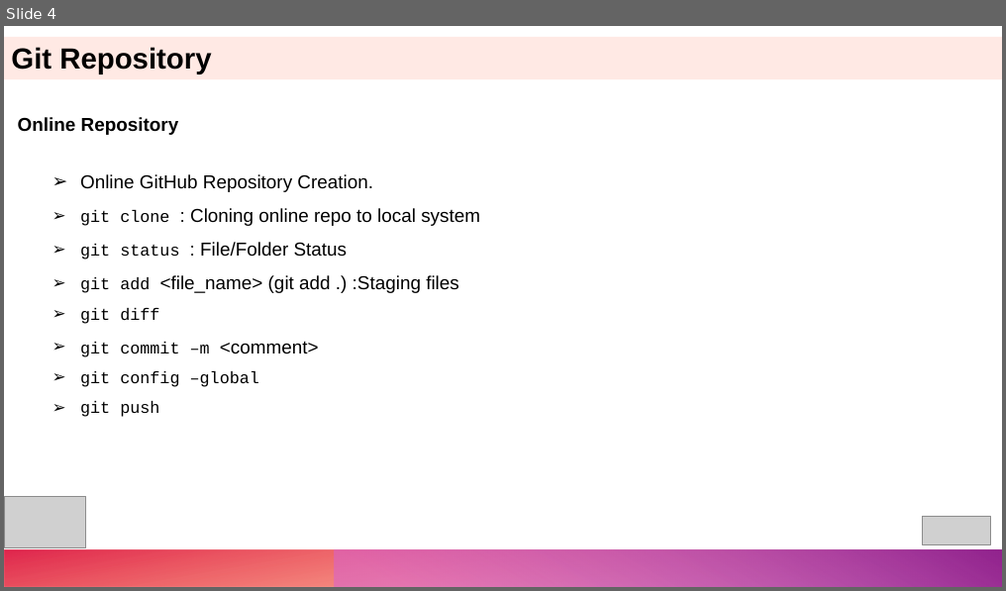
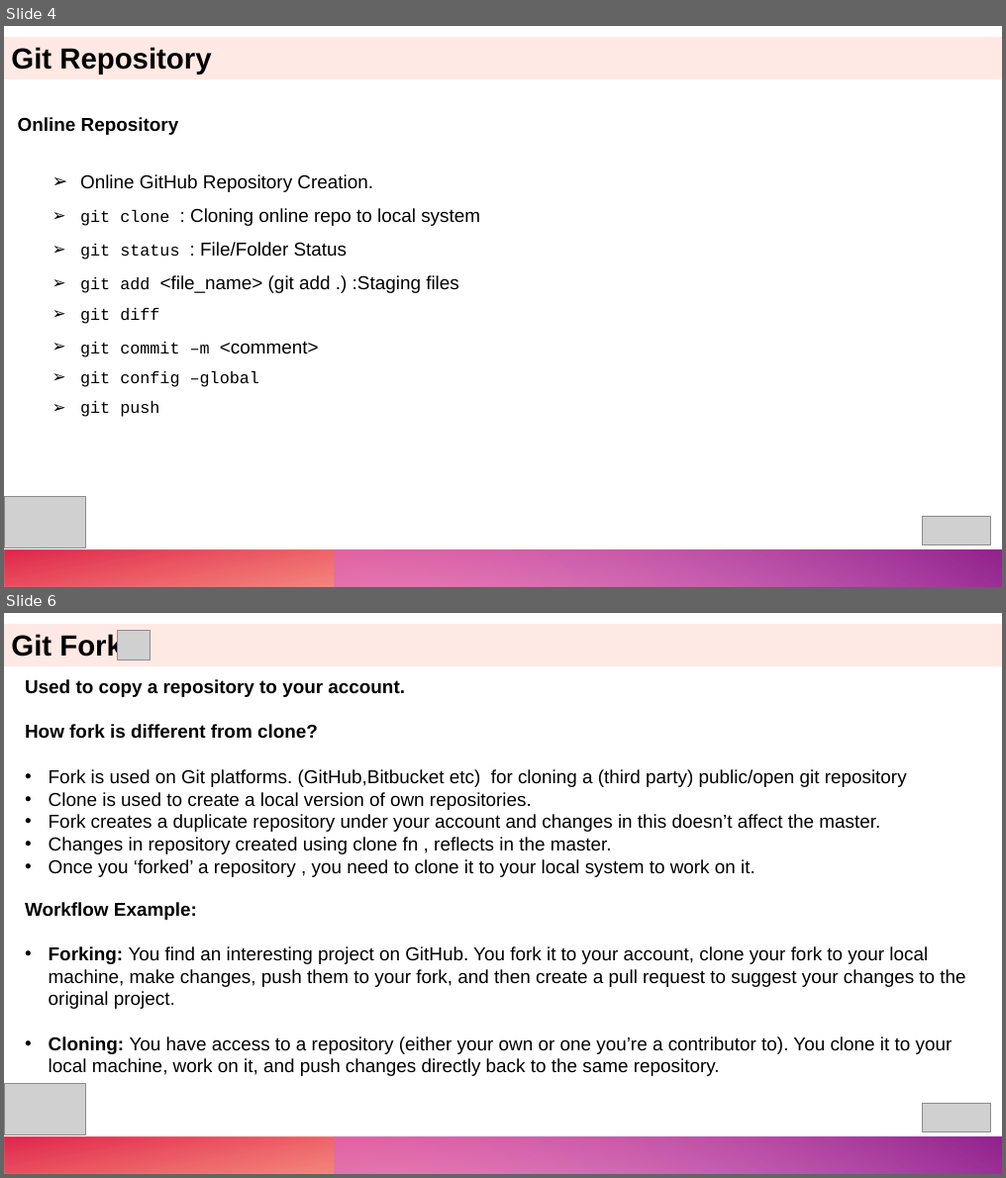
Before and after one commit to shanptom/GitIntro, a slide deck: Intro to Git and GitHub.pptx. Shown one above the other, each under a label of ours: slide 4 before the commit, slides 4 and 6 after it; the slides between them are not shown. The pictures are 1006x591 and 1006x1178 pixels, drawn with LibreOffice and Linux fonts; fonts in the diff are those of the drawing; grey boxes stand for pictures. Boxes give left, top, right and bottom in pixels: in the first picture for what was removed or moved away, otherwise in the second. Text is boxed around its words. In the diff, an @@ line names an element or a change of style, - is before the commit and + after.

Commit message:
added Fork Slide

```diff
--- a/Intro to Git and GitHub.pptx
+++ b/Intro to Git and GitHub.pptx
@@ slide 6 added at <box>4,613,1002,1174</box>, background #FFFFFF; not listed: 2 template elements that a slide beside it also shows @@
@@ rectangle added at <box>4,624,1002,666</box>, fill #FFE9E4, 28 pt, text #000000, bold @@
+Git Fork
@@ picture added at <box>117,630,150,660</box> @@
@@ text added at <box>25,679,907,877</box>, 18 pt, text #000000 @@
+Used to copy a repository to your account.
+How fork is different from clone?
+• Fork is used on Git platforms. (GitHub,Bitbucket etc) for cloning a (third party) public/open git repository
+• Clone is used to create a local version of own repositories.
+• Fork creates a duplicate repository under your account and changes in this doesn’t affect the master.
+• Changes in repository created using clone fn , reflects in the master.
+• Once you ‘forked’ a repository , you need to clone it to your local system to work on it.
@@ text added at <box>25,902,965,1076</box>, 18 pt, text #000000 @@
+Workflow Example:
+• Forking: You find an interesting project on GitHub. You fork it to your account, clone your fork to your local machine, make changes, push them to your fork, and then create a pull request to suggest your changes to the original project.
+• Cloning: You have access to a repository (either your own or one you’re a contributor to). You clone it to your local machine, work on it, and push changes directly back to the same repository.
@@ picture added at <box>4,1084,85,1136</box> @@
@@ picture added at <box>923,1104,991,1133</box> @@
```
Also in this commit, not shown: 1 slide changed, 1 other slide added.
